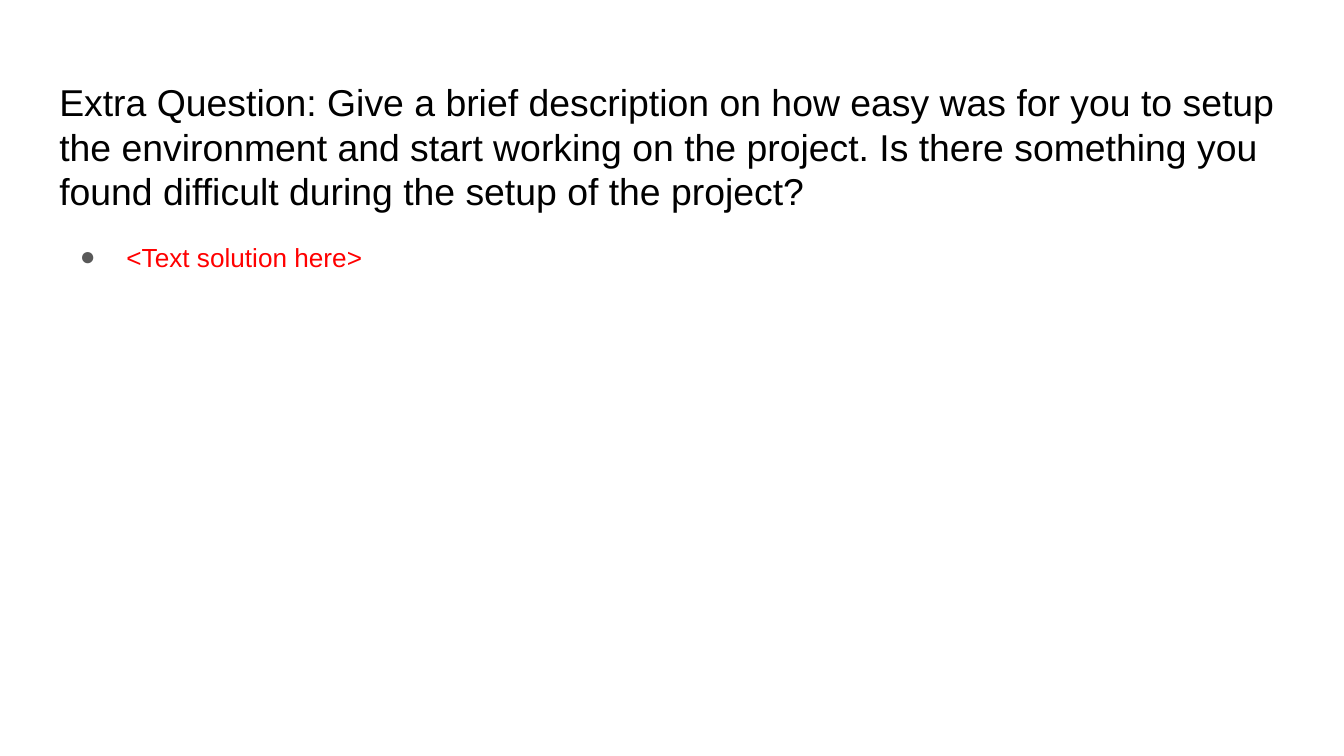
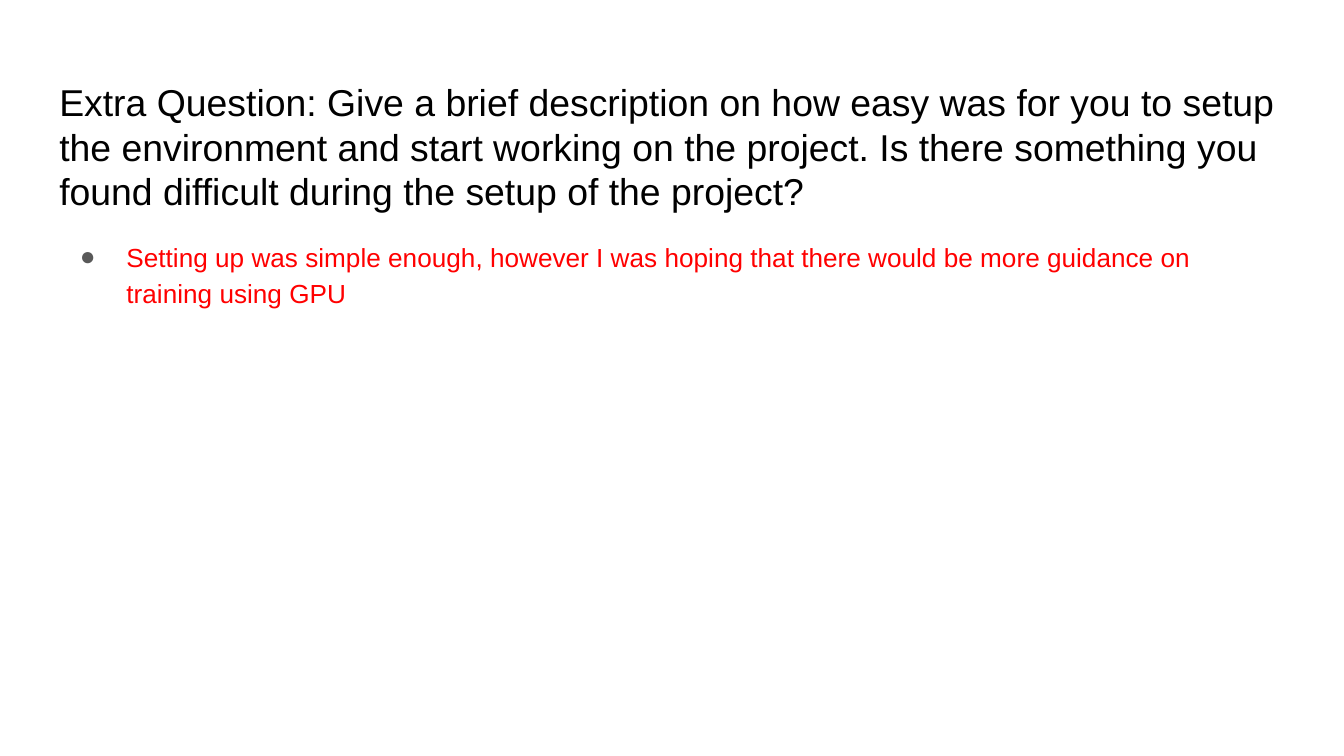
Before and after one commit to AaronLopes/vision-projs, a slide deck: slide 11 of proj0_release/proj0_template.pptx. Drawn at 1344x756 pixels with LibreOffice and Linux fonts; fonts in the diff are those of the drawing. Boxes give left, top, right and bottom in pixels: in the first picture for what was removed or moved away, otherwise in the second. Text is boxed around its words. In the diff, an @@ line names an element or a change of style, - is before the commit and + after.

```diff
--- a/proj0_release/proj0_template.pptx
+++ b/proj0_release/proj0_template.pptx
@@ text at [126, 248, 1190, 309]: text changed @@
-● <Text solution here>
+● Setting up was simple enough, however I was hoping that there would be more guidance on training using GPU
```
Also in this commit, not shown: 7 other slides changed, 5 other files.
